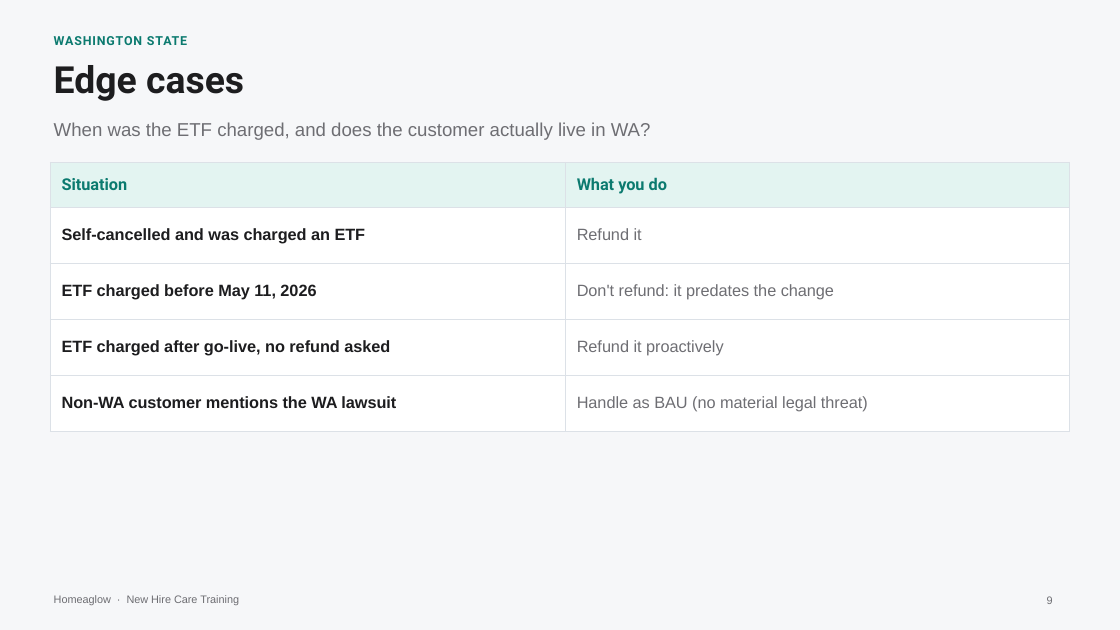
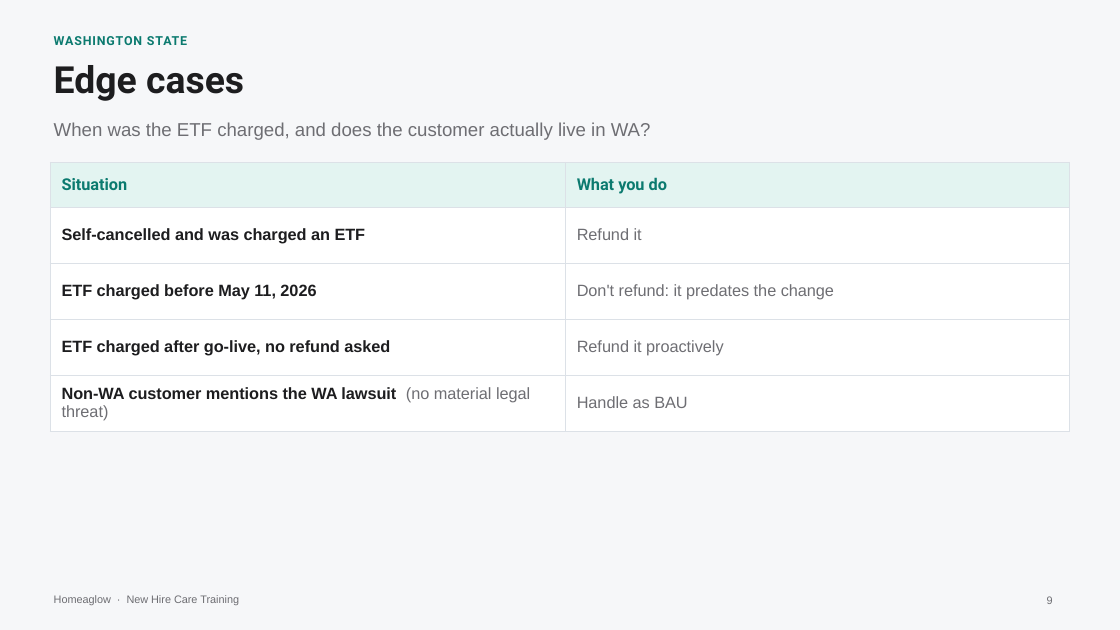
Before and after one commit to anjulimichelle/training, a slide deck: slide 9 of retention-membership-cancellation/retention-membership-cancellation.pptx. Drawn at 1120x630 pixels with LibreOffice and Linux fonts; fonts in the diff are those of the drawing. Boxes give left, top, right and bottom in pixels: in the first picture for what was removed or moved away, otherwise in the second. Text is boxed around its words. In the diff, an @@ line names an element or a change of style, - is before the commit and + after.

```diff
--- a/retention-membership-cancellation/retention-membership-cancellation.pptx
+++ b/retention-membership-cancellation/retention-membership-cancellation.pptx
@@ table at (50, 162, 1070, 530) @@
-row 5, column 1: Non-WA customer mentions the WA lawsuit
+row 5, column 1: Non-WA customer mentions the WA lawsuit (no material legal threat)
-row 5, column 2: Handle as BAU (no material legal threat)
+row 5, column 2: Handle as BAU
```
Also in this commit, not shown: 5 other slides changed, 1 other file.
